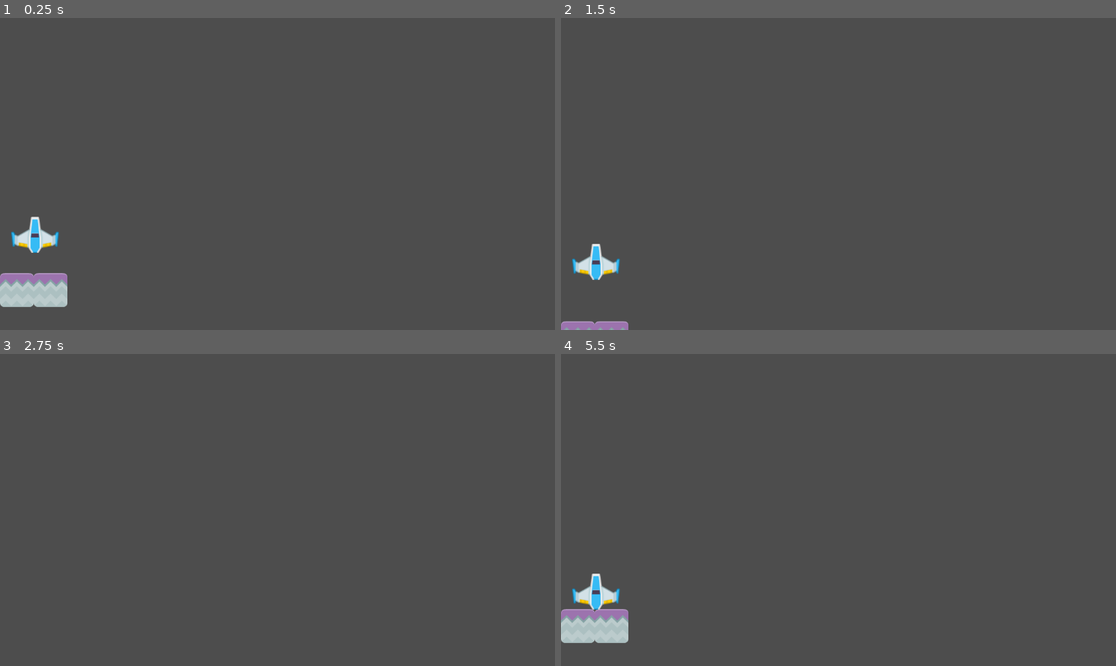
Above: before the commit, frames 1-4 (two rows, left to right).
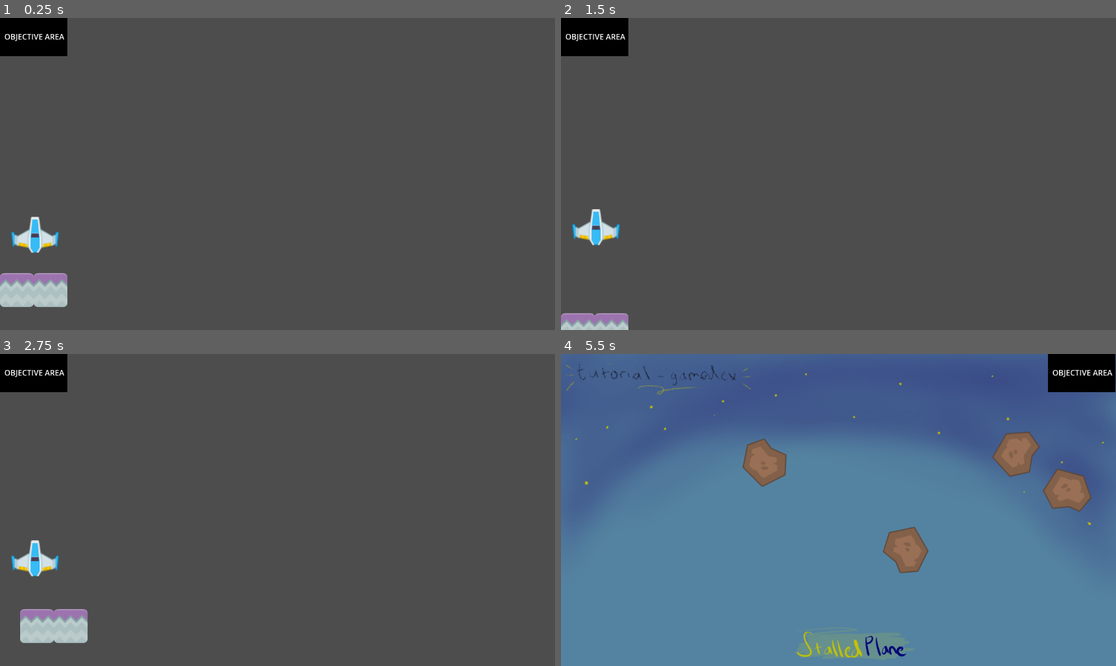
Above: after the commit, the same moments.

Repository: DarilRaf/tutorial-gamedev
Game: Godot game, scene res://scenes/MainLevel.tscn
Same seed, same stepped clock (60 frames per second), same inputs: the game is played once before the commit and once after it.
Inputs (mouse positions are in pixels of both pictures, inside the frame that each line leads up to):
- Up to frame 1 (0.25 s): no input
- Up to frame 2 (1.5 s): hold Right (move_right) 0.53-1.28 s; hold Down (move_down) from 1.28 s (still down)
- Up to frame 3 (2.75 s): release Down (move_down) at 2.03 s; hold Right (move_right) from 2.03 s (still down)
- Up to frame 4 (5.5 s): release Right (move_right) at 2.78 s; hold Up (move_up) 2.78-3.53 s; hold Left (move_left) 3.53-4.25 s; click (838, 550) at 4.27 s; hold Left (move_left) from 5.03 s (still down)

The runs differ from the first frame. In frame 1, 1.5% of the frame differs, in the area x 0-13%, y 0-13%; in frame 2, 3.1%; in frame 3, 3.3%; in frame 4, 100%, in the area x 0-100%, y 0-100%.

Commit message:
Latihan Mandiri Done

Diff:
--- a/scenes/MainLevel.tscn
+++ b/scenes/MainLevel.tscn
@@ -1,12 +1,20 @@
-[gd_scene load_steps=6 format=3 uid="uid://cdoksexcakmop"]
+[gd_scene load_steps=10 format=3 uid="uid://cdoksexcakmop"]
 
 [ext_resource type="PackedScene" uid="uid://y5a4e3ajuy2r" path="res://scenes/StonePlatform.tscn" id="1"]
 [ext_resource type="PackedScene" uid="uid://datfp8kxjrjg" path="res://scenes/BlueShip.tscn" id="2"]
 [ext_resource type="Script" path="res://scenes/PlatformBlue.gd" id="3"]
 [ext_resource type="Script" path="res://scenes/ObjectiveArea.gd" id="4"]
+[ext_resource type="Texture2D" uid="uid://bngxmk2me0con" path="res://assets/leveldone.png" id="5_luvsp"]
+[ext_resource type="Texture2D" uid="uid://c3cp2tt20e375" path="res://assets/continuebutton.png" id="6_o7840"]
 
 [sub_resource type="RectangleShape2D" id="1"]
 size = Vector2(138.75, 79)
+
+[sub_resource type="RectangleShape2D" id="RectangleShape2D_vciwo"]
+size = Vector2(138.75, 79)
+
+[sub_resource type="StyleBoxFlat" id="StyleBoxFlat_36kb1"]
+bg_color = Color(0.723168, 0.514105, 0.748151, 0)
 
 [node name="MainLevel" type="Node"]
 
@@ -19,15 +27,63 @@
 [node name="StonePlatform2" parent="PlatformBlue" instance=ExtResource("1")]
 position = Vector2(70, 0)
 
-[node name="BlueShip" parent="." instance=ExtResource("2")]
+[node name="BlueShip" parent="." groups=["ship"] instance=ExtResource("2")]
 position = Vector2(72.7009, 421.901)
 lock_rotation = true
 
-[node name="ObjectiveArea" type="Area2D" parent="."]
+[node name="ObjectiveArea" type="Area2D" parent="." node_paths=PackedStringArray("done")]
 script = ExtResource("4")
+done = NodePath("../Done")
+
+[node name="AreaUI" type="ColorRect" parent="ObjectiveArea"]
+offset_right = 140.0
+offset_bottom = 79.0
+color = Color(0, 0, 0, 1)
+
+[node name="Label" type="Label" parent="ObjectiveArea/AreaUI"]
+layout_mode = 0
+offset_left = 9.0
+offset_top = 27.0
+offset_right = 134.0
+offset_bottom = 50.0
+text = "OBJECTIVE AREA"
 
 [node name="CollisionShape2D" type="CollisionShape2D" parent="ObjectiveArea"]
 position = Vector2(70.625, 40)
 shape = SubResource("1")
 
+[node name="OutOfScreenArea" type="Area2D" parent="."]
+position = Vector2(-1999, 651)
+scale = Vector2(55.9293, 1.7293)
+script = ExtResource("4")
+
+[node name="CollisionShape2D" type="CollisionShape2D" parent="OutOfScreenArea"]
+position = Vector2(70.625, 40)
+shape = SubResource("RectangleShape2D_vciwo")
+
+[node name="Done" type="TextureRect" parent="."]
+visible = false
+offset_right = 40.0
+offset_bottom = 40.0
+texture = ExtResource("5_luvsp")
+
+[node name="Button" type="Button" parent="Done"]
+layout_mode = 1
+anchors_preset = 7
+anchor_left = 0.5
+anchor_top = 1.0
+anchor_right = 0.5
+anchor_bottom = 1.0
+offset_left = -135.0
+offset_top = -286.0
+offset_right = 135.0
+offset_bottom = -192.0
+grow_horizontal = 2
+grow_vertical = 0
+theme_override_styles/normal = SubResource("StyleBoxFlat_36kb1")
+icon = ExtResource("6_o7840")
+
+[connection signal="body_entered" from="ObjectiveArea" to="PlatformBlue" method="_on_objective_area_body_entered"]
 [connection signal="body_entered" from="ObjectiveArea" to="ObjectiveArea" method="_on_ObjectiveArea_body_entered"]
+[connection signal="body_entered" from="OutOfScreenArea" to="ObjectiveArea" method="_on_body_entered"]
+[connection signal="pressed" from="Done/Button" to="ObjectiveArea" method="_on_button_pressed"]
--- a/scenes/ObjectiveArea.gd
+++ b/scenes/ObjectiveArea.gd
@@ -1,5 +1,27 @@
 extends Area2D
 
+@export var done: TextureRect
+var SECOND_LEVEL = load("res://scenes/SecondLevel.tscn")
+var MAIN_LEVEL = load("res://scenes/MainLevel.tscn")
+
 func _on_ObjectiveArea_body_entered(body: RigidBody2D):
-	if (body.name == "BlueShip"):
+	if (body.is_in_group("ship")):
 		print("Reached objective!")
+		if done:
+			done.visible = true
+
+func _on_body_entered(body: Node2D) -> void:
+	#if (body.is_in_group("ship")):
+	print("Fall!")
+	get_tree().reload_current_scene()
+
+func _on_button_pressed() -> void:
+	print("Loading next level...")
+	# Get the name of the currently active scene
+	var current_scene = get_tree().current_scene.scene_file_path
+
+	# Decide which scene to load next
+	if current_scene == "res://scenes/MainLevel.tscn":
+		get_tree().change_scene_to_packed(SECOND_LEVEL)  # Load SecondLevel
+	else:
+		get_tree().change_scene_to_packed(MAIN_LEVEL)  # Go back to MainLevel
--- a/scenes/PlatformBlue.gd
+++ b/scenes/PlatformBlue.gd
@@ -1,6 +1,8 @@
 extends Node2D
 
 @export var speed = 500.0
+
+var movement_enabled = true
 
 # Called when the node enters the scene tree for the first time.
 func _ready():
@@ -8,8 +10,19 @@
 
 # Called every frame. 'delta' is the elapsed time since the previous frame.
 func _process(delta):
-	if Input.is_action_pressed("move_up"):
-		move_local_y(-speed * delta, false)
+	if movement_enabled:
+		if Input.is_action_pressed("move_up"):
+			move_local_y(-speed * delta, false)
 
-	if Input.is_action_pressed("move_down"):
-		move_local_y(speed * delta, false)
+		if Input.is_action_pressed("move_down"):
+			move_local_y(speed * delta, false)
+
+		if Input.is_action_pressed("move_right"):
+			move_local_x(speed * delta, false)
+
+		if Input.is_action_pressed("move_left"):
+			move_local_x(-speed * delta, false)
+
+
+func _on_objective_area_body_entered(body: Node2D) -> void:
+	movement_enabled = false
--- /dev/null
+++ b/scenes/SecondLevel.tscn
@@ -0,0 +1,186 @@
+[gd_scene load_steps=14 format=3 uid="uid://wd4te2x7876j"]
+
+[ext_resource type="Texture2D" uid="uid://d2ngyjfe6s7co" path="res://assets/background.png" id="1_br2km"]
+[ext_resource type="Script" path="res://scenes/ObjectiveArea.gd" id="1_foi4b"]
+[ext_resource type="Texture2D" uid="uid://3ruxfsvp87ub" path="res://assets/playerShip1_green.png" id="2_1ut6l"]
+[ext_resource type="Script" path="res://scenes/PlatformBlue.gd" id="3_4td7u"]
+[ext_resource type="Texture2D" uid="uid://cbwgix0inp3tk" path="res://assets/snow.png" id="4_5xvek"]
+[ext_resource type="Texture2D" uid="uid://bngxmk2me0con" path="res://assets/leveldone.png" id="6_wbe1t"]
+[ext_resource type="Texture2D" uid="uid://b38fhk73mpjwd" path="res://assets/restartbutton.png" id="7_6fy82"]
+[ext_resource type="Texture2D" uid="uid://cq5yn6ecuv8qf" path="res://assets/meteorBrown_big1.png" id="8_hfvlu"]
+
+[sub_resource type="RectangleShape2D" id="RectangleShape2D_0qmb6"]
+size = Vector2(138.75, 79)
+
+[sub_resource type="RectangleShape2D" id="1"]
+size = Vector2(100.011, 77.4256)
+
+[sub_resource type="RectangleShape2D" id="2"]
+size = Vector2(70.8416, 70.5898)
+
+[sub_resource type="CircleShape2D" id="CircleShape2D_vmqhk"]
+
+[sub_resource type="StyleBoxFlat" id="StyleBoxFlat_3mtfd"]
+bg_color = Color(0.723168, 0.514105, 0.748151, 0)
+
+[node name="SecondLevel" type="Node2D"]
+
+[node name="TextureRect" type="TextureRect" parent="."]
+offset_right = 1152.0
+offset_bottom = 648.0
+texture = ExtResource("1_br2km")
+
+[node name="AreaUI" type="ColorRect" parent="."]
+offset_left = 1011.0
+offset_right = 1151.0
+offset_bottom = 79.0
+color = Color(0, 0, 0, 1)
+
+[node name="Label" type="Label" parent="AreaUI"]
+offset_left = 9.0
+offset_top = 27.0
+offset_right = 134.0
+offset_bottom = 50.0
+text = "OBJECTIVE AREA"
+
+[node name="ObjectiveArea" type="Area2D" parent="." node_paths=PackedStringArray("done")]
+position = Vector2(1011, 0)
+script = ExtResource("1_foi4b")
+done = NodePath("../Done")
+
+[node name="CollisionShape2D" type="CollisionShape2D" parent="ObjectiveArea"]
+position = Vector2(70.625, 40)
+shape = SubResource("RectangleShape2D_0qmb6")
+
+[node name="OutOfScreenArea" type="Area2D" parent="."]
+position = Vector2(-3294, 651)
+scale = Vector2(57.3301, 2.03591)
+script = ExtResource("1_foi4b")
+
+[node name="CollisionShape2D" type="CollisionShape2D" parent="OutOfScreenArea"]
+position = Vector2(70.625, 40)
+shape = SubResource("RectangleShape2D_0qmb6")
+
+[node name="GreenShip" type="RigidBody2D" parent="." groups=["ship"]]
+position = Vector2(72.7009, 421.901)
+lock_rotation = true
+
+[node name="Sprite2D" type="Sprite2D" parent="GreenShip"]
+texture = ExtResource("2_1ut6l")
+
+[node name="CollisionShape2D" type="CollisionShape2D" parent="GreenShip"]
+shape = SubResource("1")
+
+[node name="PlatformSnow" type="Node2D" parent="."]
+position = Vector2(35, 565)
+script = ExtResource("3_4td7u")
+
+[node name="SnowPlatform" type="StaticBody2D" parent="PlatformSnow"]
+
+[node name="Sprite2D" type="Sprite2D" parent="PlatformSnow/SnowPlatform"]
+texture = ExtResource("4_5xvek")
+
+[node name="CollisionShape2D" type="CollisionShape2D" parent="PlatformSnow/SnowPlatform"]
+shape = SubResource("2")
+
+[node name="SnowPlatform2" type="StaticBody2D" parent="PlatformSnow"]
+position = Vector2(70, 0)
+
+[node name="Sprite2D" type="Sprite2D" parent="PlatformSnow/SnowPlatform2"]
+texture = ExtResource("4_5xvek")
+
+[node name="CollisionShape2D" type="CollisionShape2D" parent="PlatformSnow/SnowPlatform2"]
+shape = SubResource("2")
+
+[node name="SnowPlatform3" type="StaticBody2D" parent="PlatformSnow"]
+position = Vector2(140, -67)
+
+[node name="Sprite2D" type="Sprite2D" parent="PlatformSnow/SnowPlatform3"]
+texture = ExtResource("4_5xvek")
+
+[node name="CollisionShape2D" type="CollisionShape2D" parent="PlatformSnow/SnowPlatform3"]
+shape = SubResource("2")
+
+[node name="SnowPlatform4" type="StaticBody2D" parent="PlatformSnow"]
+position = Vector2(-69, -67)
+
+[node name="Sprite2D" type="Sprite2D" parent="PlatformSnow/SnowPlatform4"]
+texture = ExtResource("4_5xvek")
+
+[node name="CollisionShape2D" type="CollisionShape2D" parent="PlatformSnow/SnowPlatform4"]
+shape = SubResource("2")
+
+[node name="Meteors" type="Node2D" parent="."]
+
+[node name="StaticBody2D" type="StaticBody2D" parent="Meteors"]
+position = Vector2(1052, 287)
+rotation = 0.261799
+scale = Vector2(1, 1)
+
+[node name="Sprite2D" type="Sprite2D" parent="Meteors/StaticBody2D"]
+texture = ExtResource("8_hfvlu")
+
+[node name="CollisionShape2D" type="CollisionShape2D" parent="Meteors/StaticBody2D"]
+scale = Vector2(5.31763, 5.22317)
+shape = SubResource("CircleShape2D_vmqhk")
+
+[node name="StaticBody2D2" type="StaticBody2D" parent="Meteors"]
+position = Vector2(948, 206)
+rotation = -1.0472
+
+[node name="Sprite2D" type="Sprite2D" parent="Meteors/StaticBody2D2"]
+texture = ExtResource("8_hfvlu")
+
+[node name="CollisionShape2D" type="CollisionShape2D" parent="Meteors/StaticBody2D2"]
+scale = Vector2(5.31763, 5.22317)
+shape = SubResource("CircleShape2D_vmqhk")
+
+[node name="StaticBody2D3" type="StaticBody2D" parent="Meteors"]
+position = Vector2(715, 409)
+rotation = 1.0472
+
+[node name="Sprite2D" type="Sprite2D" parent="Meteors/StaticBody2D3"]
+texture = ExtResource("8_hfvlu")
+
+[node name="CollisionShape2D" type="CollisionShape2D" parent="Meteors/StaticBody2D3"]
+scale = Vector2(5.31763, 5.22317)
+shape = SubResource("CircleShape2D_vmqhk")
+
+[node name="StaticBody2D4" type="StaticBody2D" parent="Meteors"]
+position = Vector2(423, 223)
+rotation = -2.35619
+scale = Vector2(1, 1)
+
+[node name="Sprite2D" type="Sprite2D" parent="Meteors/StaticBody2D4"]
+texture = ExtResource("8_hfvlu")
+
+[node name="CollisionShape2D" type="CollisionShape2D" parent="Meteors/StaticBody2D4"]
+scale = Vector2(5.31763, 5.22317)
+shape = SubResource("CircleShape2D_vmqhk")
+
+[node name="Done" type="TextureRect" parent="."]
+visible = false
+offset_right = 1152.0
+offset_bottom = 648.0
+texture = ExtResource("6_wbe1t")
+
+[node name="Button" type="Button" parent="Done"]
+layout_mode = 1
+anchors_preset = 7
+anchor_left = 0.5
+anchor_top = 1.0
+anchor_right = 0.5
+anchor_bottom = 1.0
+offset_left = -135.0
+offset_top = -286.0
+offset_right = 135.0
+offset_bottom = -192.0
+grow_horizontal = 2
+grow_vertical = 0
+theme_override_styles/normal = SubResource("StyleBoxFlat_3mtfd")
+icon = ExtResource("7_6fy82")
+
+[connection signal="body_entered" from="ObjectiveArea" to="ObjectiveArea" method="_on_ObjectiveArea_body_entered"]
+[connection signal="body_entered" from="ObjectiveArea" to="PlatformSnow" method="_on_objective_area_body_entered"]
+[connection signal="body_entered" from="OutOfScreenArea" to="OutOfScreenArea" method="_on_body_entered"]
+[connection signal="pressed" from="Done/Button" to="ObjectiveArea" method="_on_button_pressed"]
Binary file added: assets/Illustration2.png
Not shown, added: assets/Illustration2.png.import
Binary file added: assets/background.png
Not shown, added: assets/background.png.import
Binary file added: assets/continuebutton.png
Not shown, added: assets/continuebutton.png.import
Binary file added: assets/leveldone.png
Not shown, added: assets/leveldone.png.import
Binary file added: assets/restartbutton.png
Not shown, added: assets/restartbutton.png.import
